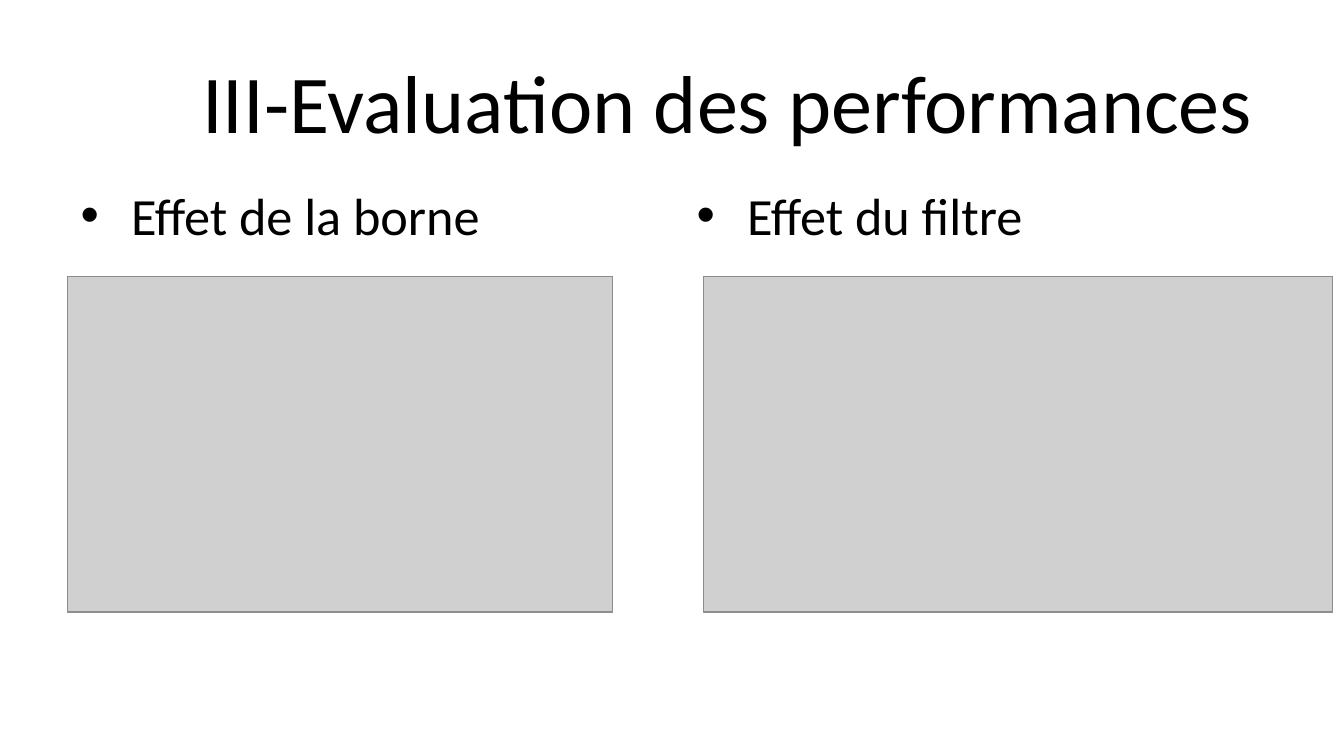
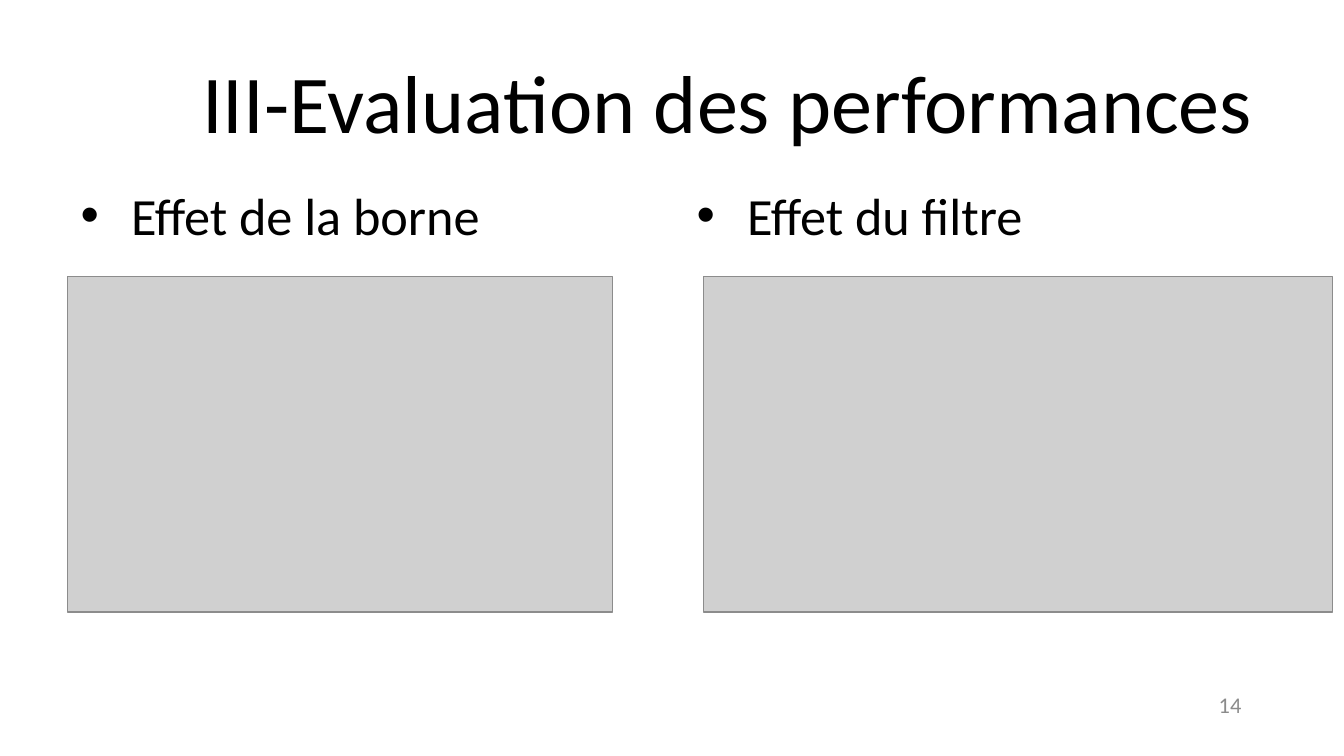
Before and after one commit to doriancoste/conflicts_resolution, a slide deck: slide 15 of presentation.pptx. Drawn at 1344x756 pixels with LibreOffice and Linux fonts; fonts in the diff are those of the drawing; grey boxes stand for pictures; background and template pictures are left out. Boxes give left, top, right and bottom in pixels: in the first picture for what was removed or moved away, otherwise in the second. Text is boxed around its words. In the diff, an @@ line names an element or a change of style, - is before the commit and + after.

```diff
--- a/presentation.pptx
+++ b/presentation.pptx
@@ page number added at (x1=1219, y1=698, x2=1242, y2=713), 12 pt, text #8C8C8C @@
+14
```
Also in this commit, not shown: 2 other slides changed.
